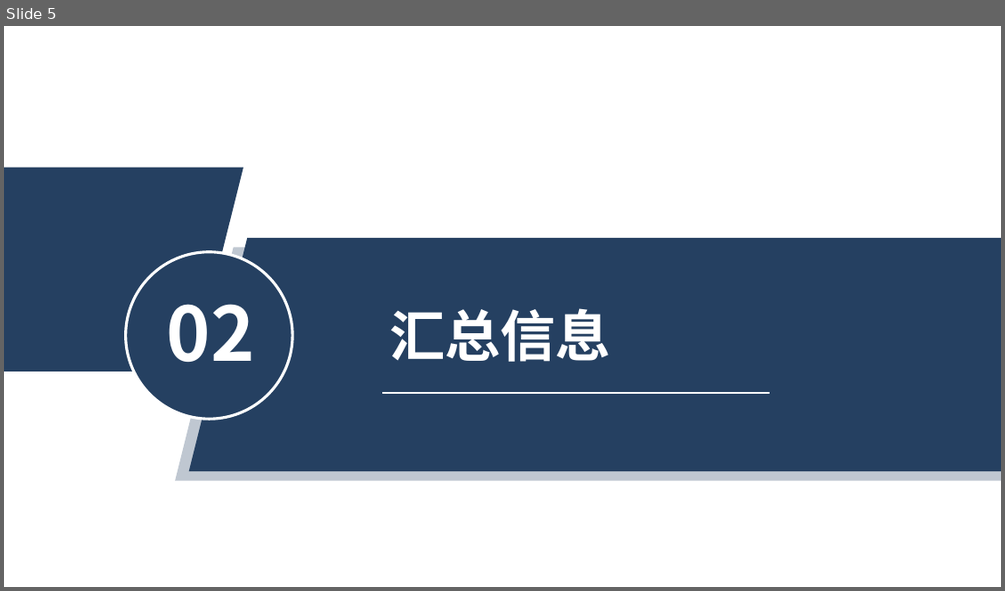
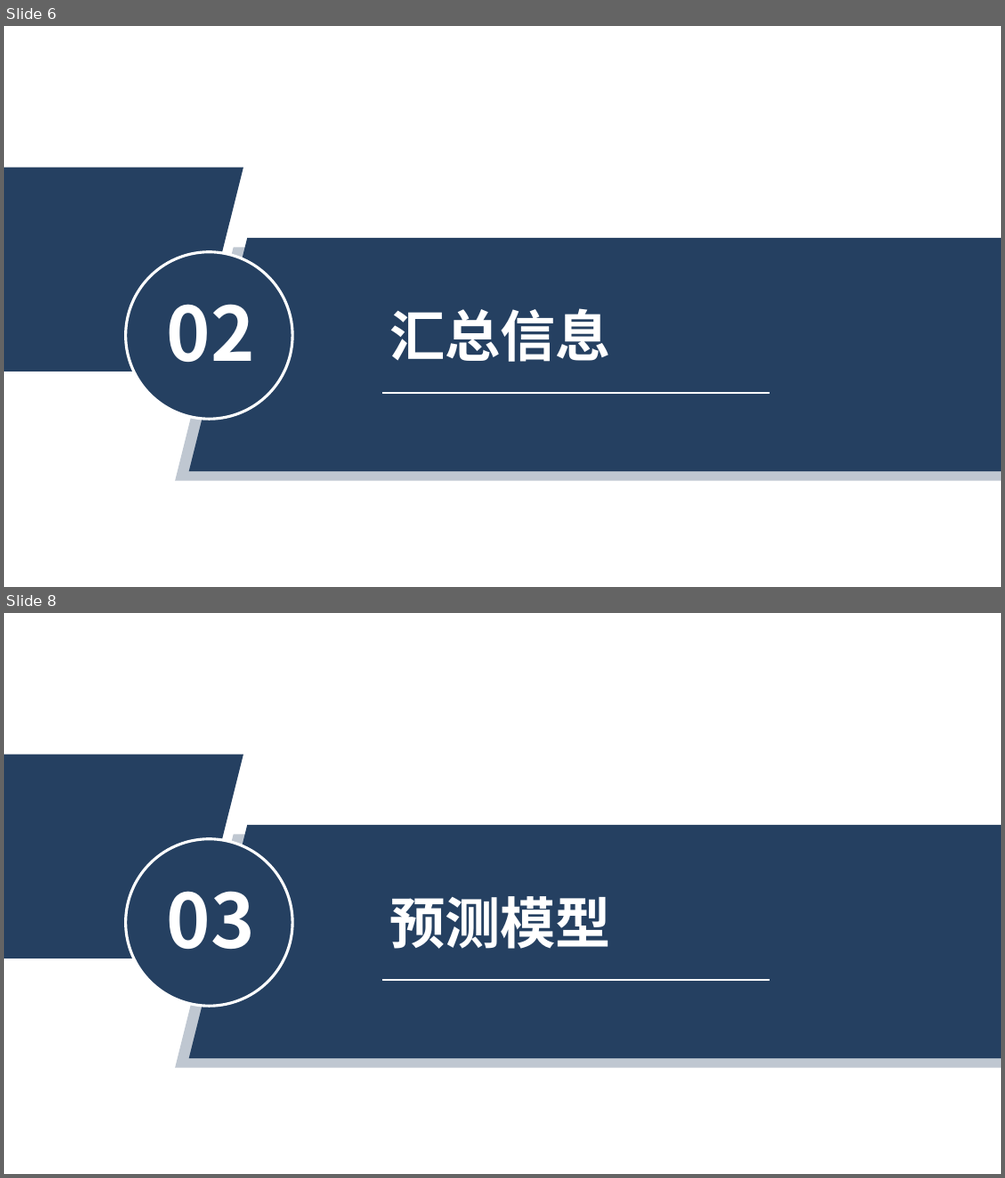
Before and after one commit to impossible03/Computer-Vision-homework, a slide deck: 04-刘宇-project1.pptx. Shown one above the other, each under a label of ours: slide 5 before the commit, slides 6 and 8 after it; the slides between them are not shown. The pictures are 1005x591 and 1005x1178 pixels, drawn with LibreOffice and Linux fonts; fonts in the diff are those of the drawing. Boxes give left, top, right and bottom in pixels: in the first picture for what was removed or moved away, otherwise in the second. Text is boxed around its words. In the diff, an @@ line names an element or a change of style, - is before the commit and + after.

```diff
--- a/04-刘宇-project1.pptx
+++ b/04-刘宇-project1.pptx
@@ slide 8 added at bbox=[4, 613, 1001, 1174], background #FFFFFF @@
@@ parallelogram added at bbox=[4, 755, 243, 959], fill #254061 @@
@@ parallelogram added at bbox=[188, 824, 1001, 1058], fill #254061 @@
@@ ellipse added at bbox=[126, 839, 292, 1005], fill #254061, outline #FFFFFF 2 pt @@
@@ parallelogram added at bbox=[176, 835, 1001, 1068], fill #254061 at 29% opacity @@
@@ text added at bbox=[167, 891, 255, 949], 54 pt, text #FFFFFF, bold @@
+03
@@ text added at bbox=[389, 896, 611, 949], 40 pt, text #FFFFFF, bold @@
+预测模型
@@ line added from (381, 980) to (769, 980), #FFFFFF 0.75 pt @@
@@ what was slide 5 is now slide 6 @@
```
Also in this commit, not shown: 3 slides changed, 8 other slides added, 1 slide removed, 1 other file.
